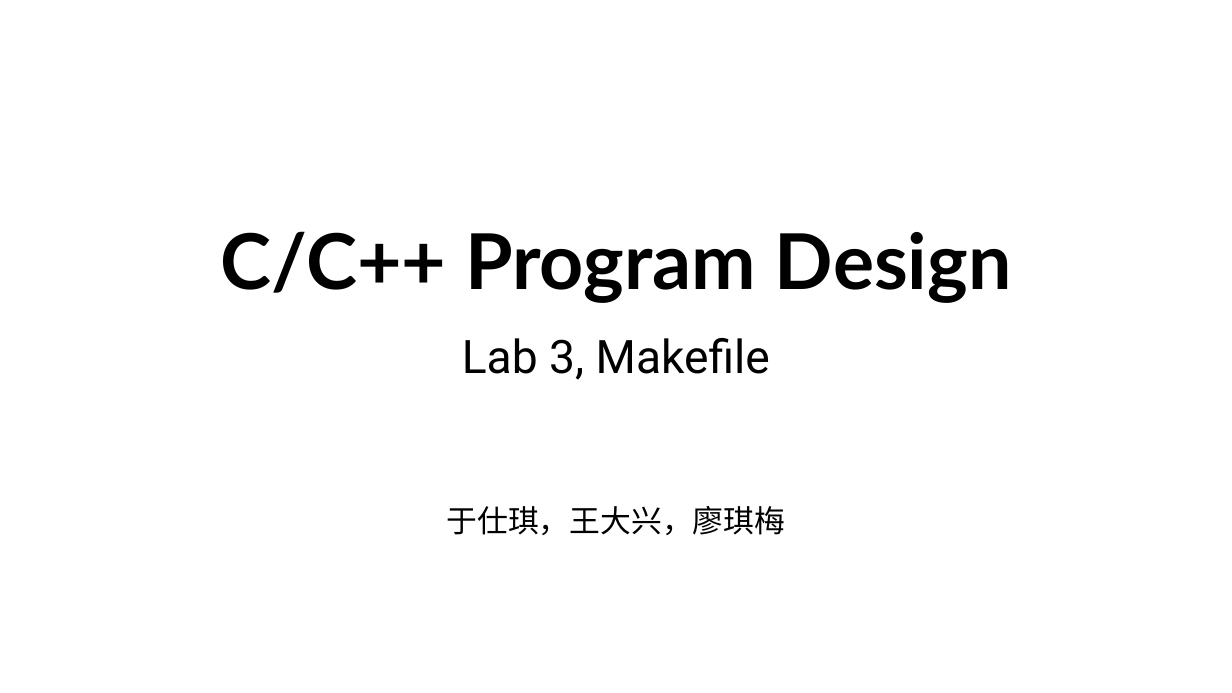
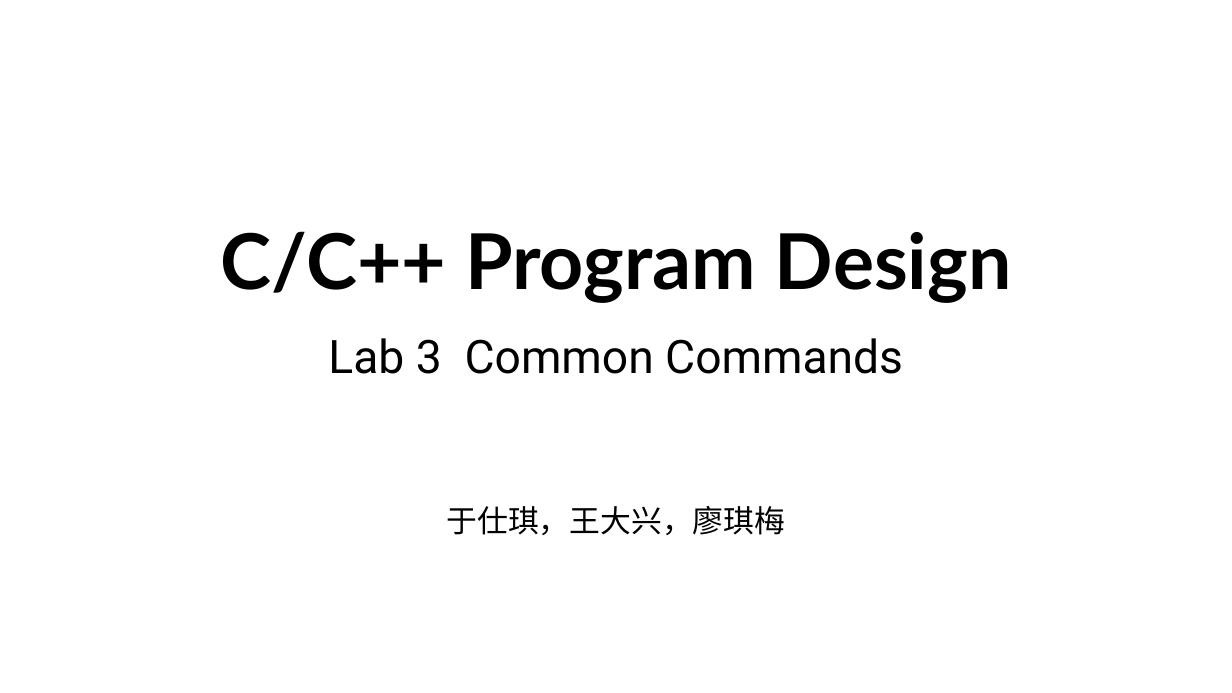
Before and after one commit to ShiqiYu/CPP, a slide deck: slide 1 of week03/Lab03.pptx. Drawn at 1232x693 pixels with LibreOffice and Linux fonts; fonts in the diff are those of the drawing; background and template pictures are left out. Boxes give left, top, right and bottom in pixels: in the first picture for what was removed or moved away, otherwise in the second. Text is boxed around its words. In the diff, an @@ line names an element or a change of style, - is before the commit and + after.

```diff
--- a/week03/Lab03.pptx
+++ b/week03/Lab03.pptx
@@ subtitle at (x1=328, y1=338, x2=903, y2=374): text changed @@
-Lab 3, Makefile
+Lab 3 Common Commands
```
Also in this commit, not shown: 21 slides added, 15 slides removed.
